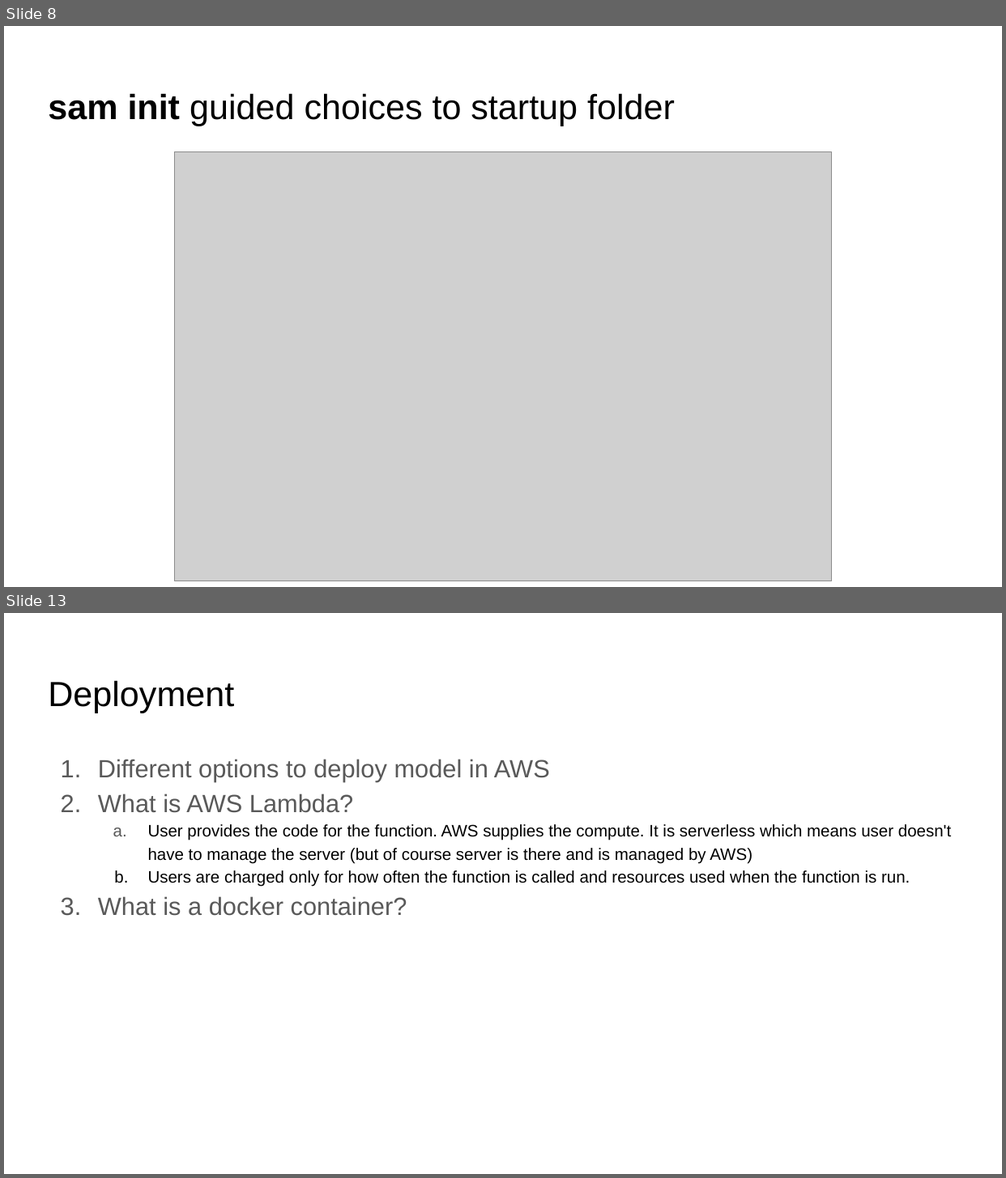
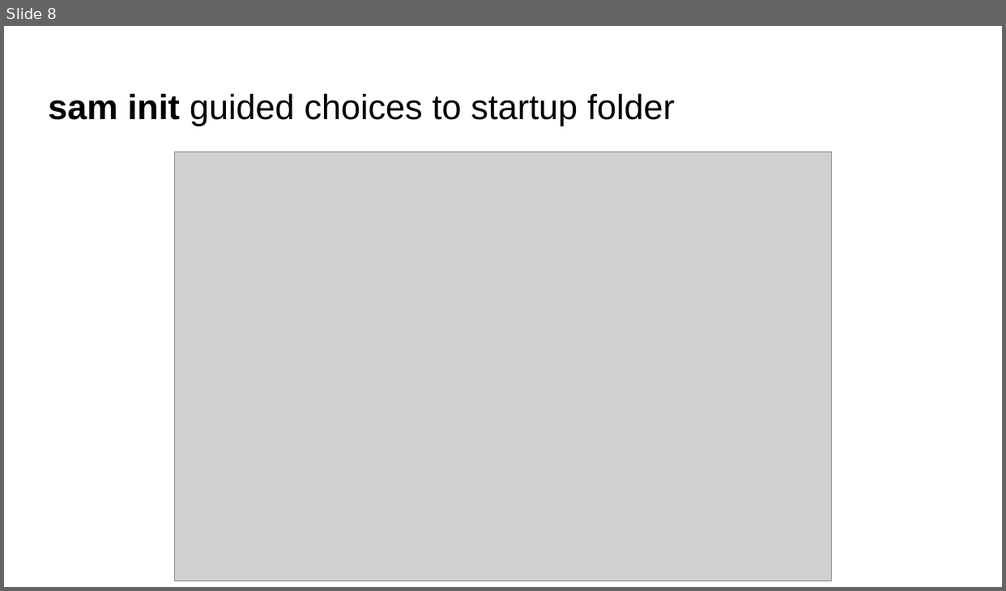
Before and after one commit to praveen-taneja/sentiment-analysis-lambda, a slide deck: docs/How to deploy an ML model with an API on AWS Lamba.pptx. Shown one above the other, each under a label of ours: slides 8 and 13 before the commit, slide 8 after it; the slides between them are not shown. The pictures are 1006x1178 and 1006x591 pixels, drawn with LibreOffice and Linux fonts; fonts in the diff are those of the drawing; grey boxes stand for pictures. Boxes give left, top, right and bottom in pixels: in the first picture for what was removed or moved away, otherwise in the second. Text is boxed around its words. In the diff, an @@ line names an element or a change of style, - is before the commit and + after.

```diff
--- a/docs/How to deploy an ML model with an API on AWS Lamba.pptx
+++ b/docs/How to deploy an ML model with an API on AWS Lamba.pptx
@@ slide 13 removed at box(4, 613, 1002, 1174), background #FFFFFF @@
@@ title removed at box(48, 680, 234, 713) @@
-Deployment
@@ text removed at box(98, 759, 951, 916) @@
-1. Different options to deploy model in AWS
-2. What is AWS Lambda?
-  a. User provides the code for the function. AWS supplies the compute. It is serverless which means user doesn't have to manage the server (but of course server is there and is managed by AWS)
-  b. Users are charged only for how often the function is called and resources used when the function is run.
-3. What is a docker container?
```
Also in this commit, not shown: 10 slides changed, 2 slides added, 17 other slides removed.
